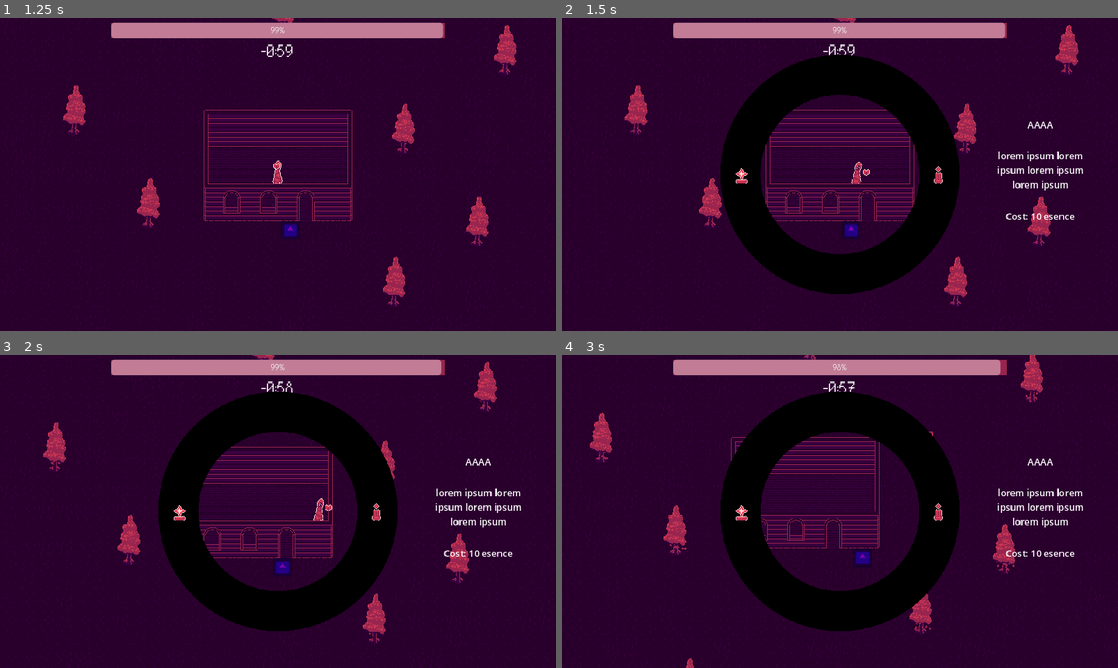
Above: before the commit, frames 1-4 (two rows, left to right).
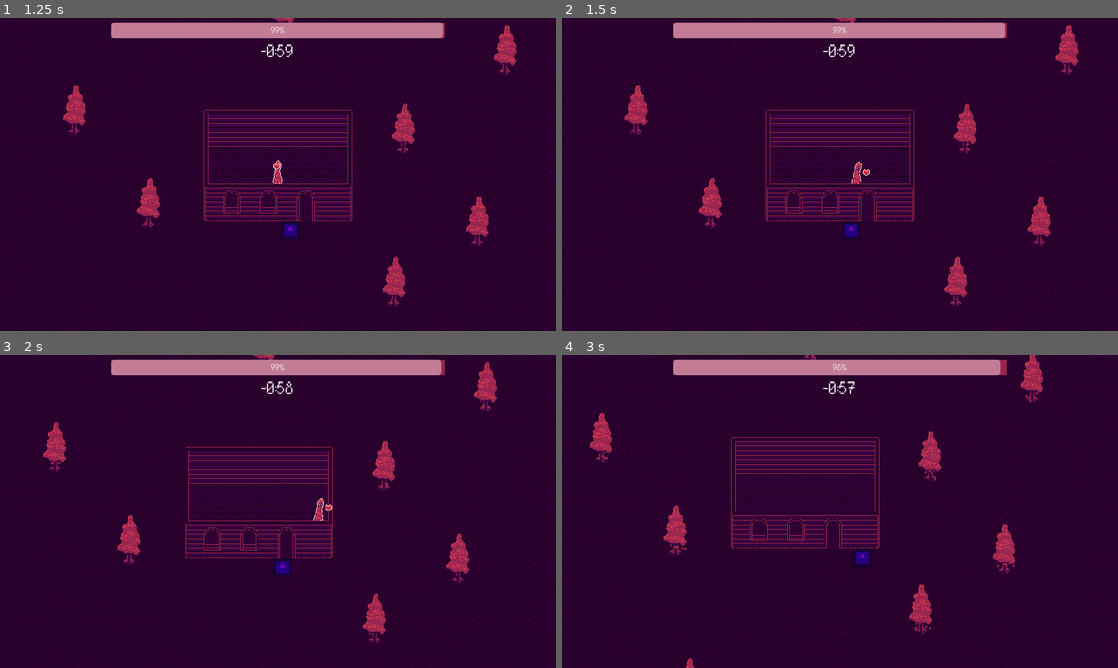
Above: after the commit, the same moments.

Repository: 40-4/LastTwilight
Game: Godot game, scene res://MainMenu/MainMenu.tscn
The game is run twice, just before and just after one commit, with the same random seed, the same clock (stepped at 60 frames per second) and the same inputs. The engine's default icon, where the game draws it, is replaced by a stand-in: a white triangle on a blue panel in a dark square.
Inputs (mouse positions are in pixels of both pictures, inside the frame that each line leads up to):
- Up to frame 1 (1.25 s): click "Play The Game" at 0.5 s
- Up to frame 2 (1.5 s): move the mouse to (962, 158) at 1.27 s; hold D (move_right) from 1.28 s (still down); hold Right mouse button (build_mode) from 1.28 s (still down)
- Up to frame 3 (2 s): keep holding D (move_right); keep holding Right mouse button (build_mode)
- Up to frame 4 (3 s): move the mouse to (728, 527) at 2.02 s; release D (move_right) at 2.03 s; release Right mouse button (build_mode) at 2.03 s; hold S (move_down) 2.03-2.78 s; click (728, 527) at 2.1 s; right-click (728, 527) at 2.3 s; move the mouse to (895, 442) at 2.77 s; hold D (move_right) from 2.78 s (still down); hold Right mouse button (build_mode) from 2.78 s (still down)

Frame 1 is identical in both runs. In frame 2, 15% of the frame differs, in the area x 28-94%, y 11-89%; in frame 3, 15%; in frame 4, 15%.

Commit message:
Revert "Merge remote-tracking branch 'origin/gabriel' into ksawery/sprity"
This reverts commit 9119dd63639a43ac1197da065a23c27519859531, reversing
changes made to bbff2b59c903e048686481036aefb0ed3c00e361.

Diff:
--- a/CanvasLayer.gd
+++ b/CanvasLayer.gd
@@ -1,7 +1,7 @@
 extends CanvasLayer
 
 var buttons
-@onready var player = $".."
+@onready var player = $"../../player"
 @onready var menu = $Control/CenterContainer/TextureRect
 @onready var texts = $Control/texts
 
@@ -9,12 +9,12 @@
 @onready var article = $Control/texts/VBoxContainer/Label2
 @onready var cost = $Control/texts/VBoxContainer/Label3
 
-var descriptions = {1:{"title":"Totem of Light", "descriptio …(699 unchanged characters)… s in the area", "cost":"cost: 20 light"},9:{"title":"Totem of Stability", "description":"Keeps totems charged longer", "cost":"cost: 20 light"}}
+var descriptions = {1:{"title":"Totem of Light", "descriptio …(699 unchanged characters)… s in the area", "cost":"cost: 20 light"}}
 # Called when the node enters the scene tree for the first time.
 func _ready():
 	#podstawić przyciski pod id
 	buttons = {1:$buttons/TextureButton1, 2:$buttons/TextureButton2, 3:$buttons/TextureButton3, 4:$buttons/TextureButton4, …(309 unchanged characters)…
-	var totems = player.players_totems
+	var totems = [1,2,3,4,5,6,7,8]
 	var amount = totems.size()
 	var center = Vector2(0,0)
 	var radius = 170
@@ -32,7 +32,7 @@
 # Called every frame. 'delta' is the elapsed time since the previous frame.
 func _process(_delta):
 	var najechany = false
-	for i in player.players_totems:
+	for i in [1,2,3,4,5,6,7,8]:
 		najechany = najechany or buttons[i].is_hovered()
 	if najechany:
 		texts.show()
--- a/Player/UI/menu.tscn
+++ b/Player/UI/menu.tscn
@@ -10,7 +10,6 @@
 [ext_resource type="Texture2D" uid="uid://dqywu7h8m3j2b" path="res://Player/UI/totems_sprites/Totem_of_Pain_Presentaation.png" id="8_myodx"]
 [ext_resource type="Texture2D" uid="uid://dgherii1w3ror" path="res://Player/UI/totems_sprites/Totem_of_Coldness_Presentation.png" id="9_ubqfb"]
 [ext_resource type="Texture2D" uid="uid://b2ch2twag45jx" path="res://Player/UI/totems_sprites/Totem_of_Reduction_Presentation.png" id="10_jf1g7"]
-[ext_resource type="Texture2D" uid="uid://bdfirlbej72pc" path="res://Player/UI/totems_sprites/Totem_of_Stability_Presentation.png" id="11_1lm45"]
 
 [node name="CanvasLayer" type="CanvasLayer"]
 script = ExtResource("1_134eb")
@@ -74,6 +73,7 @@
 [node name="buttons" type="Node" parent="."]
 
 [node name="TextureButton1" type="TextureButton" parent="buttons"]
+visible = false
 offset_left = 468.0
 offset_top = 285.0
 offset_right = 508.0
@@ -81,6 +81,7 @@
 texture_normal = ExtResource("3_hyn6m")
 
 [node name="TextureButton2" type="TextureButton" parent="buttons"]
+visible = false
 offset_right = 40.0
 offset_bottom = 40.0
 texture_normal = ExtResource("4_sh8yg")
@@ -125,7 +126,7 @@
 visible = false
 offset_right = 40.0
 offset_bottom = 40.0
-texture_normal = ExtResource("11_1lm45")
+texture_normal = ExtResource("5_br74n")
 
 [node name="TextureButton10" type="TextureButton" parent="buttons"]
 visible = false
--- a/Player/player.gd
+++ b/Player/player.gd
@@ -9,7 +9,7 @@
 
 var damage
 
-var players_totems = [1, 2]
+
 
 ###Debug Variables
 @onready var bullet = preload("res://Player/bullet.tscn")
@@ -44,9 +44,6 @@
 	sprite.skew = (lerp(skew, direction.x * 10, 1-pow(0.5, delta)))
 	pivot_book.look_at(get_global_mouse_position())
 	book.rotation = pivot_book.rotation * -1
-	if Input.is_action_pressed("build_mode"):
-		var build_scene = load("res://Player/UI/menu.tscn")
-		self.add_child(build_scene.instantiate())
 
 
 func _physics_process(delta):
Not shown: 1 places in Player/UI/menu.tscn that only renumber resources
Binary file removed: Player/UI/totems_sprites/Totem_of_Paralysis_Presentation.png
Not shown, removed: Player/UI/totems_sprites/Totem_of_Paralysis_Presentation.png.import
Binary file removed: Player/UI/totems_sprites/Totem_of_Stability_Presentation.png
Not shown, removed: Player/UI/totems_sprites/Totem_of_Stability_Presentation.png.import
